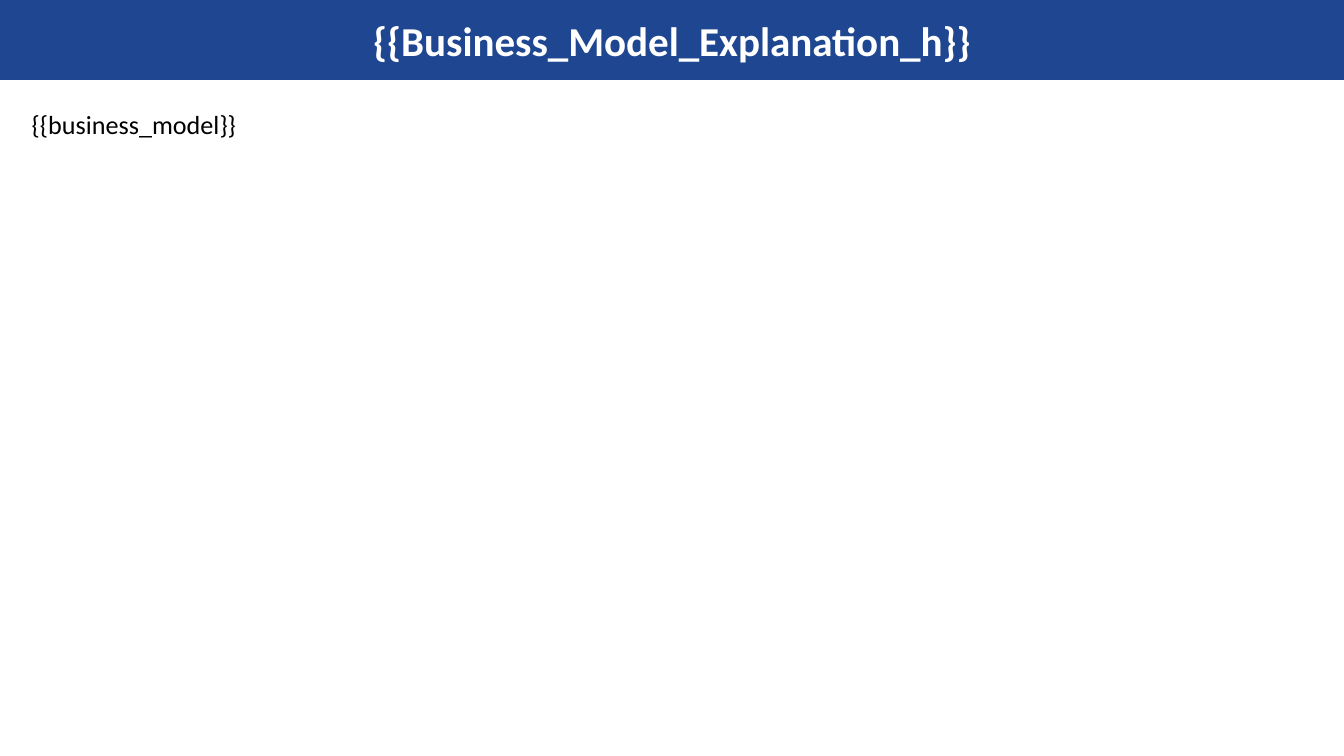
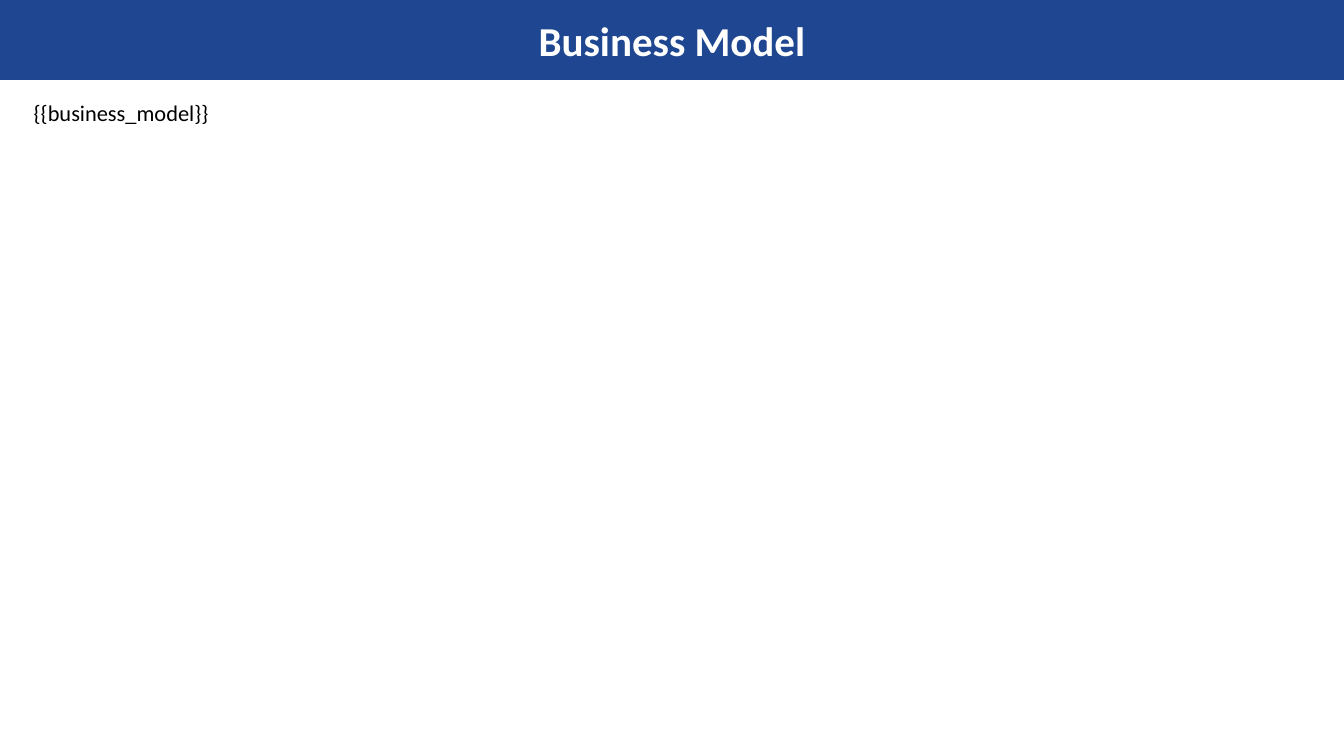
Before and after one commit to pratik1133/fluffy-lamp, a slide deck: slide 4 of master_template.pptx. Drawn at 1344x756 pixels with LibreOffice and Linux fonts; fonts in the diff are those of the drawing; background and template pictures are left out. Boxes give left, top, right and bottom in pixels: in the first picture for what was removed or moved away, otherwise in the second. Text is boxed around its words. In the diff, an @@ line names an element or a change of style, - is before the commit and + after.

```diff
--- a/master_template.pptx
+++ b/master_template.pptx
@@ title at box(539, 27, 806, 57): text changed @@
-{{Business_Model_Explanation_h}}
+Business Model
@@ text "{{business_model}}": place and size @@
-text "{{business_model}}" at box(32, 115, 236, 138)
+text "{{business_model}}" at box(34, 105, 209, 124)
@@ text "{{business_model}}" at box(34, 105, 209, 124): size 14 to 12 pt @@
```
Also in this commit, not shown: 15 other slides changed.
